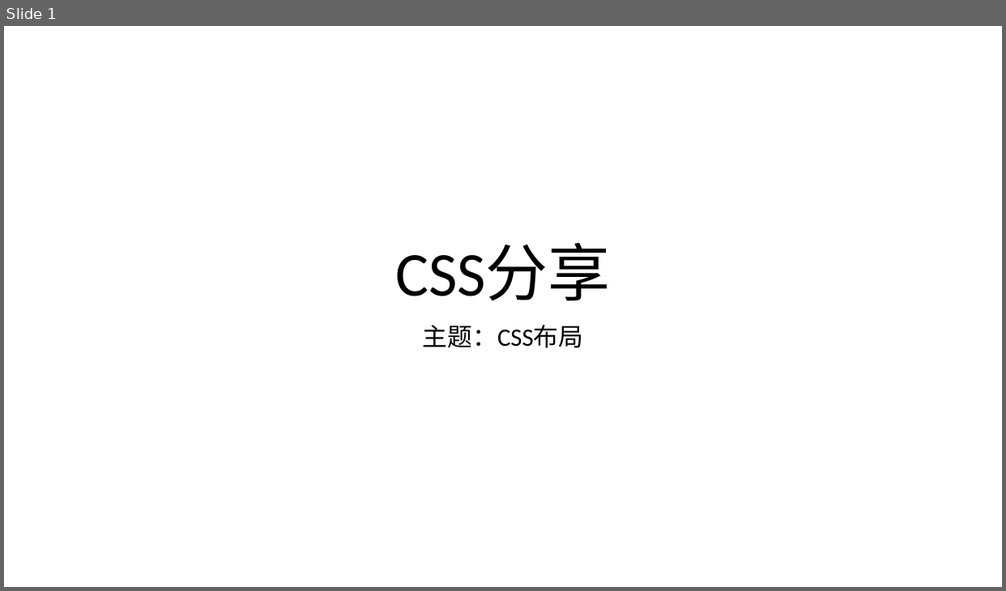
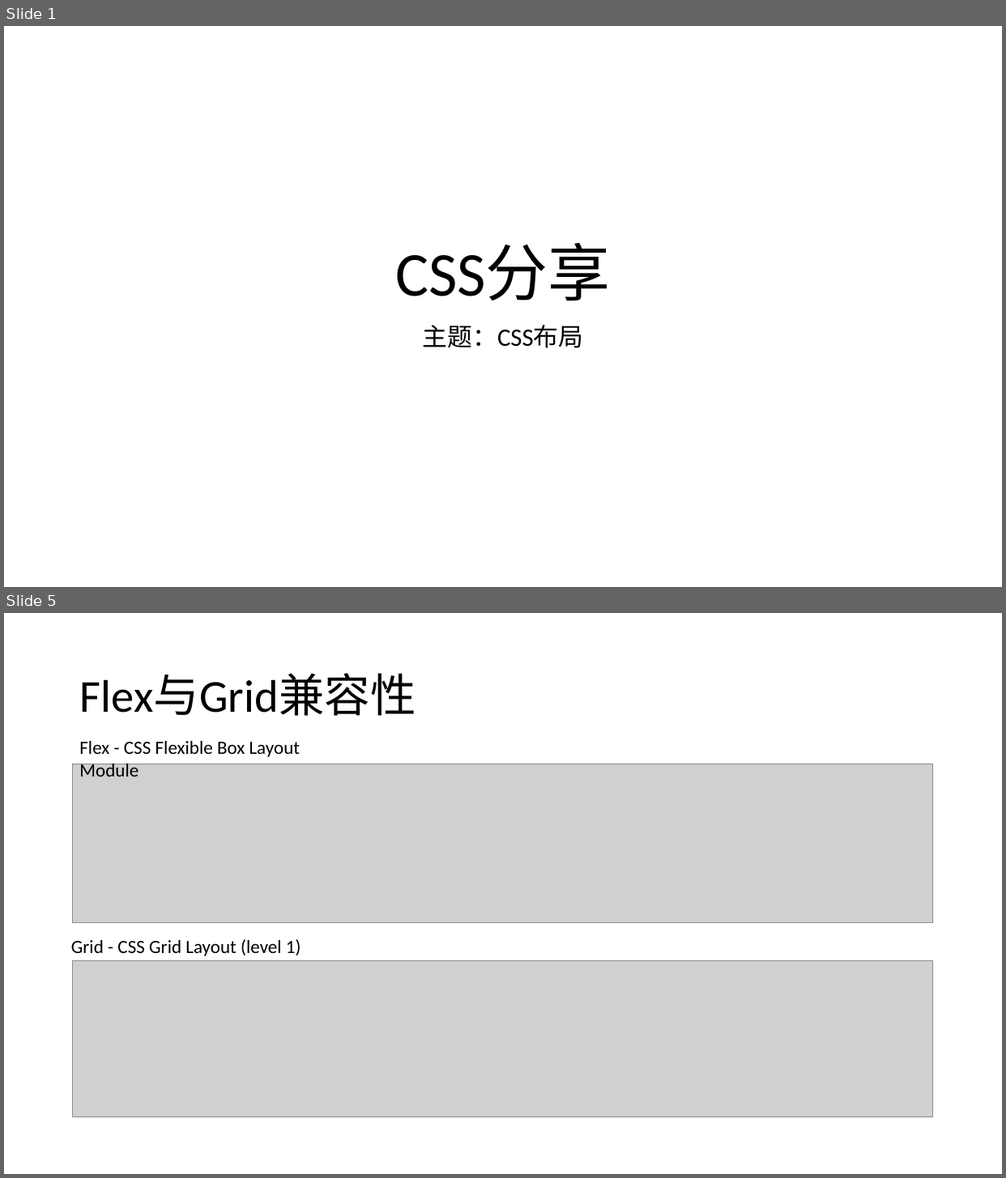
Before and after one commit to FBmm/Frontend-blog, a slide deck: CSS/css分享/css分享 - 布局.pptx. Shown one above the other, each under a label of ours: slide 1 before the commit, slides 1 and 5 after it; the slides between them are not shown. The pictures are 1006x591 and 1006x1178 pixels, drawn with LibreOffice and Linux fonts; fonts in the diff are those of the drawing; grey boxes stand for pictures. Boxes give left, top, right and bottom in pixels: in the first picture for what was removed or moved away, otherwise in the second. Text is boxed around its words. In the diff, an @@ line names an element or a change of style, - is before the commit and + after.

```diff
--- a/CSS/css分享/css分享 - 布局.pptx
+++ b/CSS/css分享/css分享 - 布局.pptx
@@ slide 5 added at (4,613,1002,1174), background #FFFFFF @@
@@ title added at (80,673,416,716), 44 pt, text #000000 @@
+Flex与Grid兼容性
@@ text added at (79,741,300,777), 18 pt, text #000000 @@
+Flex - CSS Flexible Box Layout Module
@@ picture added at (72,764,933,923) @@
@@ text added at (71,939,301,956), 18 pt, text #000000 @@
+Grid - CSS Grid Layout (level 1)
@@ picture added at (73,961,934,1118) @@
```
Also in this commit, not shown: 6 slides changed, 3 other slides added, 1 slide removed, 3 other files.
